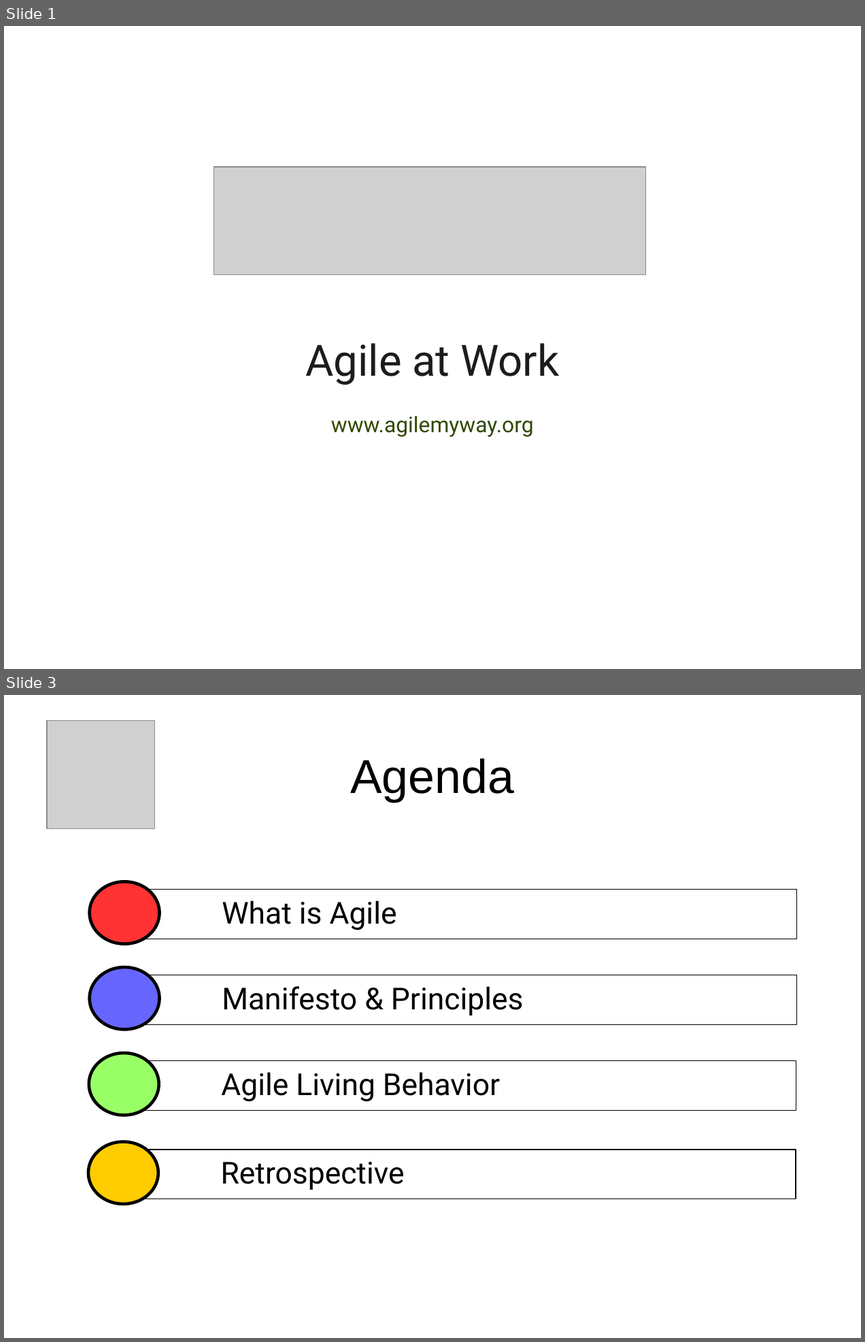
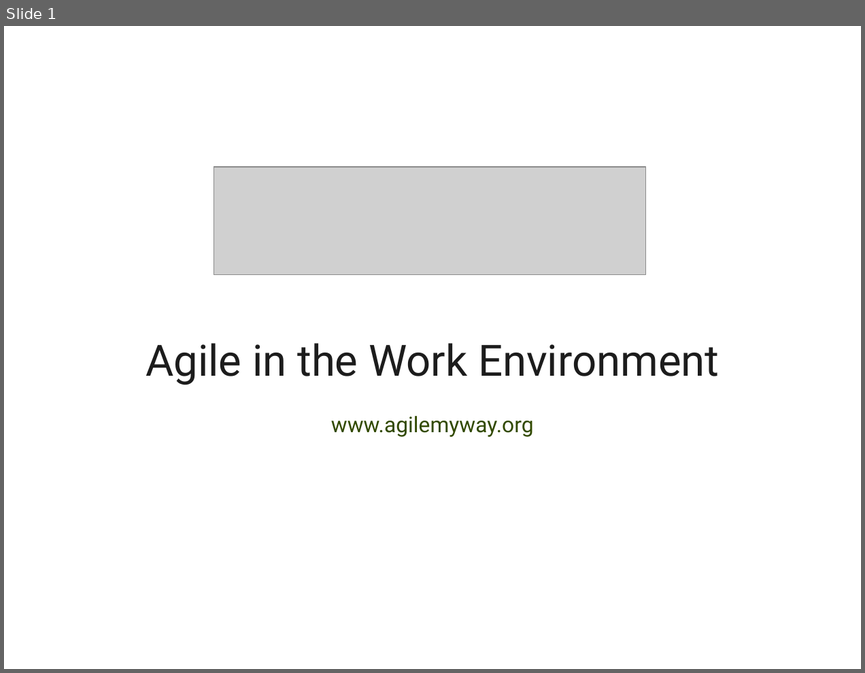
Before and after one commit to dsietz/agile-my-way, a slide deck: doc/Agile at Work.odp. Shown one above the other, each under a label of ours: slides 1 and 3 before the commit, slide 1 after it; the slides between them are not shown. The pictures are 865x1342 and 865x673 pixels, drawn with LibreOffice and Linux fonts; fonts in the diff are those of the drawing; grey boxes stand for pictures. Boxes give left, top, right and bottom in pixels: in the first picture for what was removed or moved away, otherwise in the second. Text is boxed around its words. In the diff, an @@ line names an element or a change of style, - is before the commit and + after.

Commit message:
added the Agile at Work presentation

```diff
--- a/doc/Agile at Work.odp
+++ b/doc/Agile at Work.odp
@@ slide 3 removed at box(4, 695, 861, 1338), background #FFFFFF @@
@@ picture removed at box(47, 721, 155, 829) @@
@@ title removed at box(350, 758, 514, 802) @@
-Agenda
@@ ellipse removed at box(90, 881, 160, 944) @@
@@ rectangle removed at box(136, 889, 797, 939) @@
-What is Agile
@@ ellipse removed at box(90, 967, 160, 1030) @@
@@ rectangle removed at box(136, 975, 797, 1025) @@
-Manifesto & Principles
@@ ellipse removed at box(89, 1053, 159, 1115) @@
@@ rectangle removed at box(135, 1060, 796, 1110) @@
-Agile Living Behavior
@@ ellipse removed at box(89, 1141, 159, 1204) @@
@@ rectangle removed at box(135, 1149, 796, 1199) @@
-Retrospective
@@ slide 1 changed as well @@
@@ text at box(145, 343, 719, 385): text changed @@
-Agile at Work
+Agile in the Work Environment
```
Also in this commit, not shown: 1 other slide changed, 38 slides added, 2 other files.
